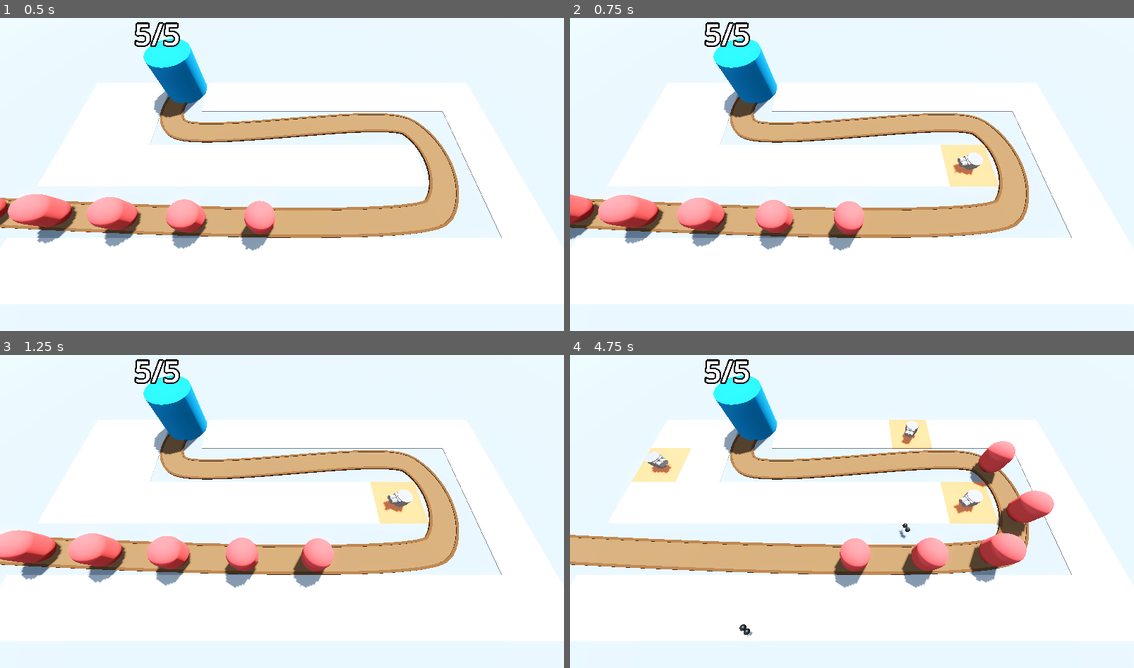
Above: before the commit, frames 1-4 (two rows, left to right).
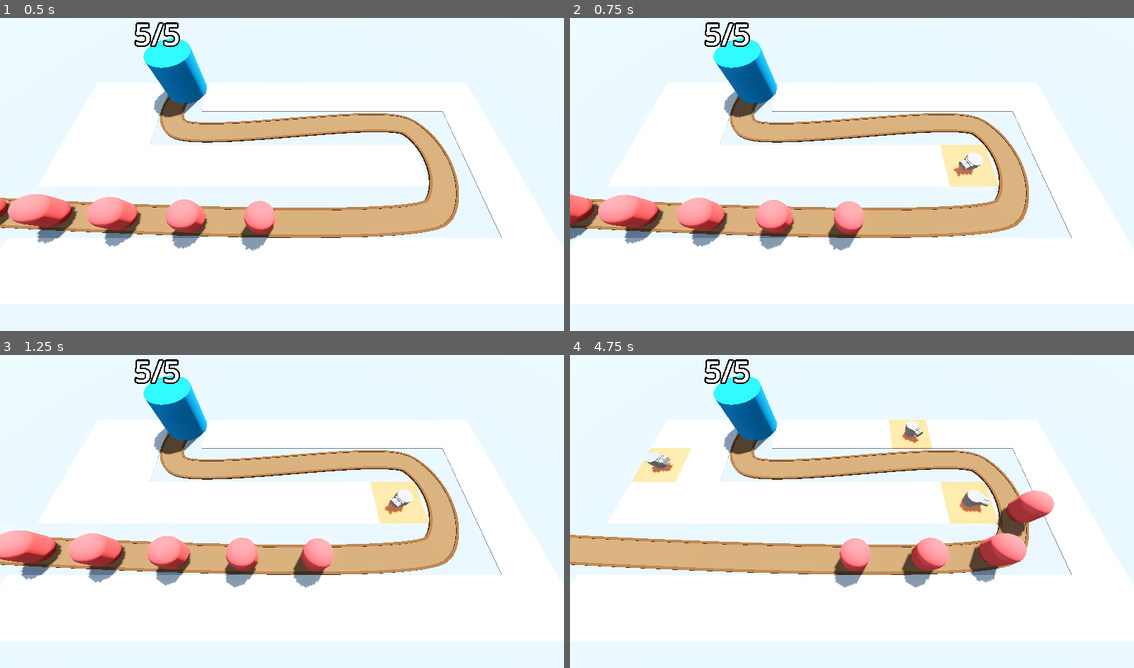
Above: after the commit, the same moments.

Repository: Assasquid/barbarian_blaster
Game: Godot game, scene res://Scenes/base_level.tscn
Same seed, same stepped clock (60 frames per second), same inputs: the game is played once before the commit and once after it.
Inputs (mouse positions are in pixels of both pictures, inside the frame that each line leads up to):
- Up to frame 1 (0.5 s): no input
- Up to frame 2 (0.75 s): move the mouse to (976, 155) at 0.52 s; press the mouse at (976, 155) at 0.53 s
- Up to frame 3 (1.25 s): no input
- Up to frame 4 (4.75 s): move the mouse to (739, 524) at 1.27 s; release the mouse at (739, 524) at 1.28 s; click (739, 524) at 1.35 s; move the mouse to (908, 439) at 2.02 s; press the mouse at (908, 439) at 2.03 s; move the mouse to (823, 574) at 2.77 s; release the mouse at (823, 574) at 2.78 s; click (823, 574) at 2.85 s; move the mouse to (1021, 558) at 3.52 s; press the mouse at (1021, 558) at 3.53 s; move the mouse to (682, 461) at 4.27 s; release the mouse at (682, 461) at 4.28 s; click (682, 461) at 4.35 s

Frame 1 is identical in both runs. In frame 2, less than 0.1% of the frame differs, in the area x 67-72%, y 43-51%; in frame 3, less than 0.1%; in frame 4, 1.1%, in the area x 13-79%, y 22-91%.

Commit message:
Make the turret shoot the enemy closest to base.

Diff:
--- a/Scripts/turret.gd
+++ b/Scripts/turret.gd
@@ -9,8 +9,9 @@
 
 
 func _physics_process(delta: float) -> void:
-	var enemy = enemy_path.get_children().back()
-	look_at(enemy.global_position, Vector3.UP, true)
+	var enemy = find_best_target()
+	if enemy:
+		look_at(enemy.global_position, Vector3.UP, true)
 
 
 func _on_timer_timeout() -> void:
@@ -18,7 +19,21 @@
 	add_child(shot_right)
 	shot_right.global_position = right_barrel.global_position
 	shot_right.direction = global_transform.basis.z
+
 	var shot_left = projectile.instantiate()
 	add_child(shot_left)
 	shot_left.global_position = left_barrel.global_position
 	shot_left.direction = global_transform.basis.z
+
+
+func find_best_target() -> PathFollow3D:
+	var best_target = null
+	var best_progress = 0
+
+	for enemy in enemy_path.get_children():
+		if enemy is PathFollow3D:
+			if enemy.progress > best_progress:
+				best_target = enemy
+				best_progress = enemy.progress
+
+	return best_target
